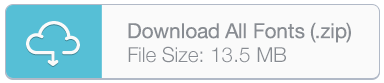
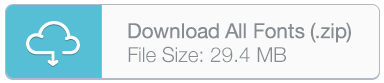
Layers edited between the first and the second (384, 83) image:
renamed "File Size: 13.5 MB" to "File Size: 29.4 MB", painted on it over [210, 47, 250, 63]
